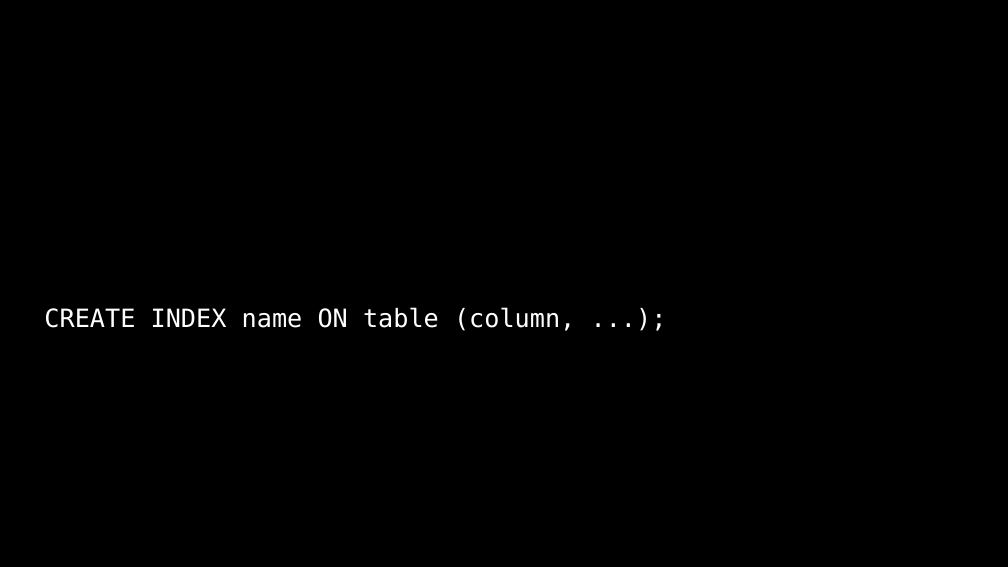
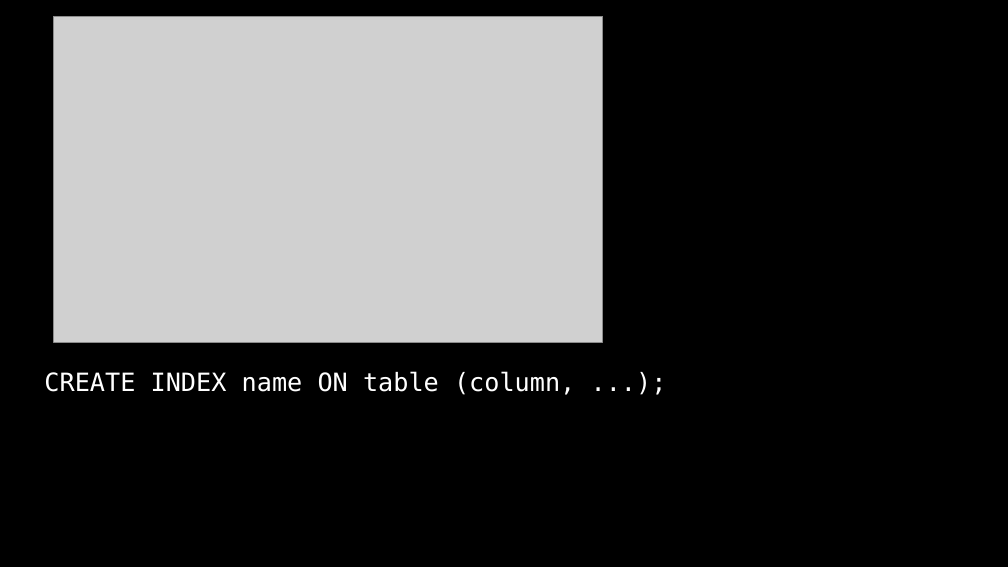
Before and after one commit to SQ4007-2025/website, a slide deck: slide 67 of lectures/slides_8.pptx (slide 65 before the commit). Drawn at 1008x567 pixels with LibreOffice and Linux fonts; fonts in the diff are those of the drawing; grey boxes stand for pictures. Boxes give left, top, right and bottom in pixels: in the first picture for what was removed or moved away, otherwise in the second. Text is boxed around its words. In the diff, an @@ line names an element or a change of style, - is before the commit and + after.

```diff
--- a/lectures/slides_8.pptx
+++ b/lectures/slides_8.pptx
@@ picture added at <box>53,16,603,342</box> @@
@@ text "CREATE INDEX name ON table ...": place and size @@
-text "CREATE INDEX name ON table ..." at <box>44,307,575,331</box>
+text "CREATE INDEX name ON table ..." at <box>44,371,575,395</box>
```
Also in this commit, not shown: 23 other slides changed, 4 slides added, 2 slides removed, 1 other file.
